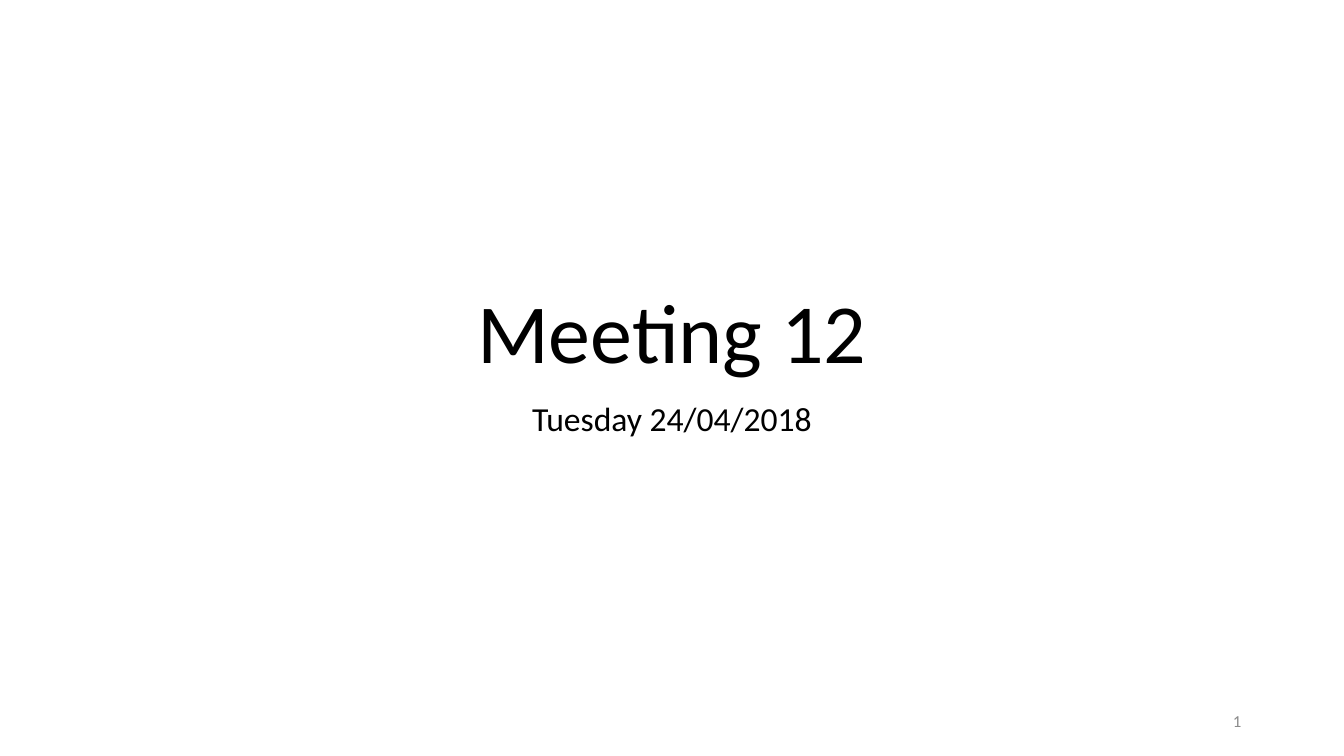
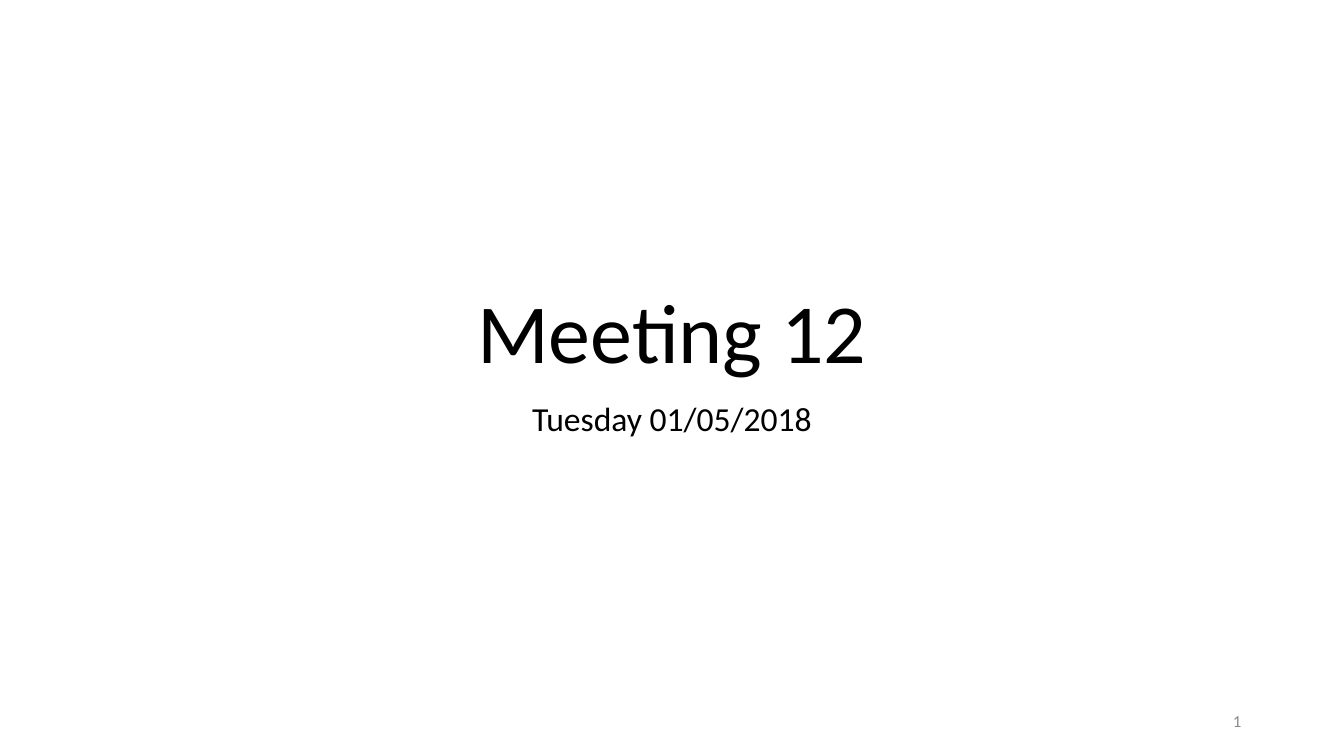
Before and after one commit to obossuyt/Thesis_Ottelien, a slide deck: slide 1 of Meetings & Official Documents/20180424_Meeting12.pptx. Drawn at 1344x756 pixels with LibreOffice and Linux fonts; fonts in the diff are those of the drawing. Boxes give left, top, right and bottom in pixels: in the first picture for what was removed or moved away, otherwise in the second. Text is boxed around its words. In the diff, an @@ line names an element or a change of style, - is before the commit and + after.

Commit message:
Meeting 12 update

```diff
--- a/Meetings & Official Documents/20180424_Meeting12.pptx
+++ b/Meetings & Official Documents/20180424_Meeting12.pptx
@@ subtitle at bbox=[532, 407, 812, 437]: text changed @@
-Tuesday 24/04/2018
+Tuesday 01/05/2018
```
Also in this commit, not shown: 1 other slide changed, 3 slides added, 1 slide removed, 1 other file.
